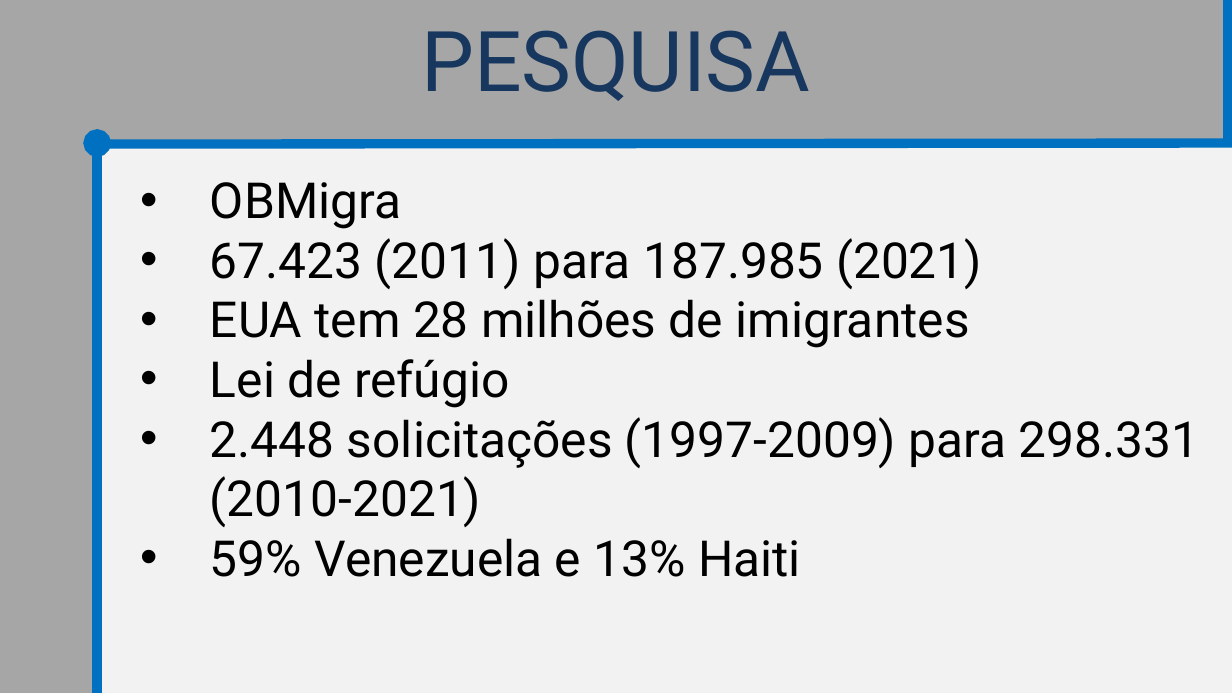
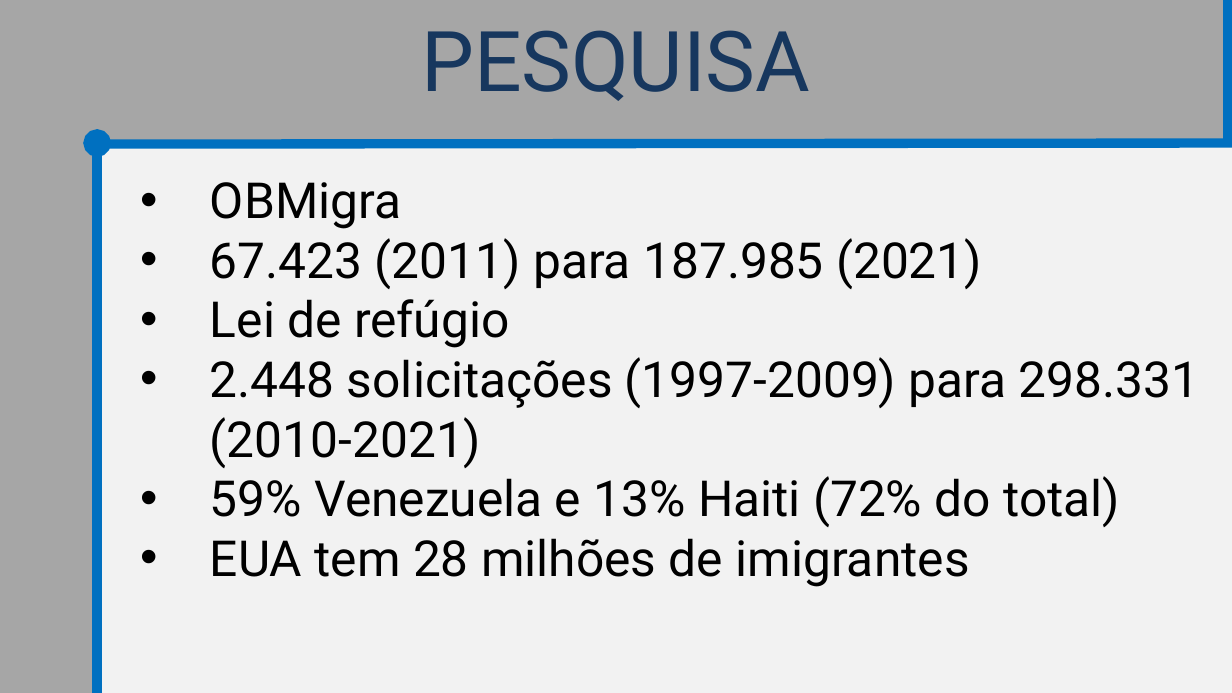
Before and after one commit to TR0NZ0D/Brazil-Career-Hub, a slide deck: slide 5 of Files/TCC - Final/Apresentacao_Final.pptx (slide 4 before the commit). Drawn at 1232x693 pixels with LibreOffice and Linux fonts; fonts in the diff are those of the drawing. Boxes give left, top, right and bottom in pixels: in the first picture for what was removed or moved away, otherwise in the second. Text is boxed around its words. In the diff, an @@ line names an element or a change of style, - is before the commit and + after.

```diff
--- a/Files/TCC - Final/Apresentacao_Final.pptx
+++ b/Files/TCC - Final/Apresentacao_Final.pptx
@@ text at box(210, 299, 969, 348): paragraph removed @@
-• EUA tem 28 milhões de imigrantes
@@ text at box(210, 476, 1120, 587): text changed @@
-• 59% Venezuela e 13% Haiti
+• 59% Venezuela e 13% Haiti (72% do total)
+• EUA tem 28 milhões de imigrantes
```
Also in this commit, not shown: 9 other slides changed, 4 slides added, 1 other file.
